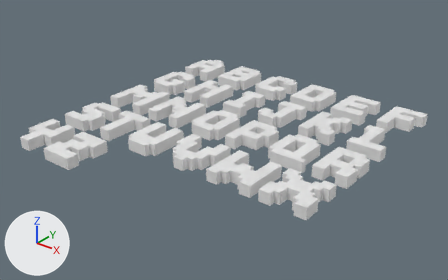
The Blender file Assets/Arts/Models/letters.blend as it was, and as the next commit left it.
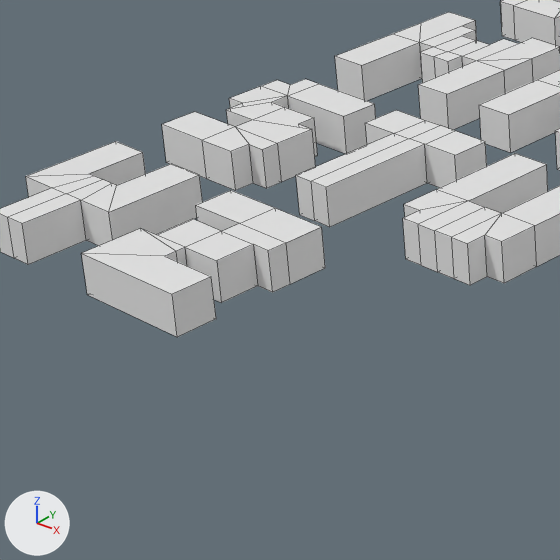
Each version is shown whole from a 50 mm lens placed at (8.11, -10.0, 6.04), pointed at (0.01, 0.13, -0.23), then close up on the part from 5% to 38% of the width and 29% to 82% of the height. Every picture has the same lights, and +X, +Y and +Z are marked at lower left. The close-ups show mesh edges as thin lines.

The first close-up shows 'G', 'M', 'N', 'S', 'T', 'U', 'Y', 'Z'.
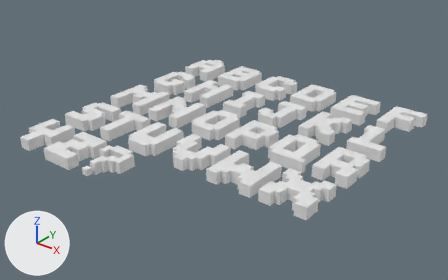
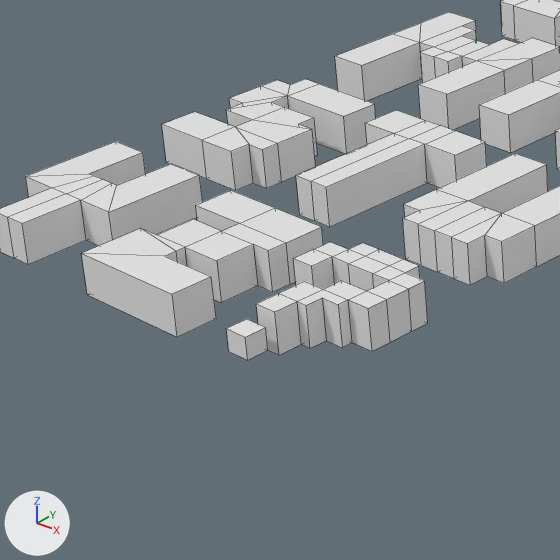
What changed in the scene script:
```text
Add me_cube:
    me_cube.from_pydata(...)  # 72 vertices, 66 faces; spans x -0.429..0.337, y -0.533..0.54, z -0.132..0.132
Add ob_x_1:
    ob_x_1 = bpy.data.objects.new('?', me_cube)
    ob_x_1.location = (-0.854, -2.631, 0.0)
```

Location of each change, (x1, y1, x2, y2) in pixels of the close-ups (560 x 560 px):
'?', added
    after: (226, 242, 428, 360)
